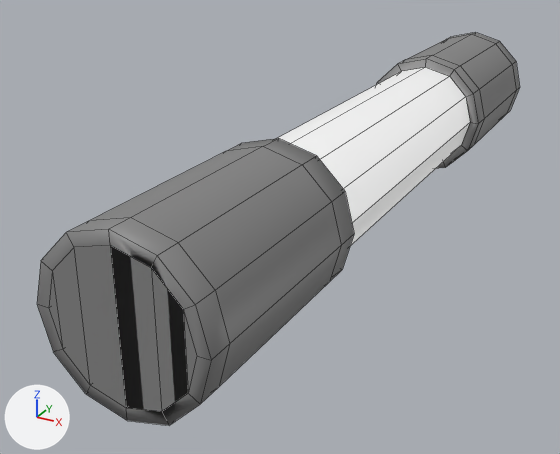
Two versions of the FBX model MiedzJamVertex/Assets/Models/zepsuty_bezpiecznik.fbx, one commit apart.
Both versions are drawn from a 50 mm camera at (30.06, -11.96, 4.32) aimed at (24.09, -1.12, -1.1). The axes (+X, +Y, +Z) are drawn at lower left. The lights are the same throughout. Mesh edges are drawn as thin lines. Vertices at the same position are counted once.

Objects in the first picture: 'zepsuty_bezpiecznik'.
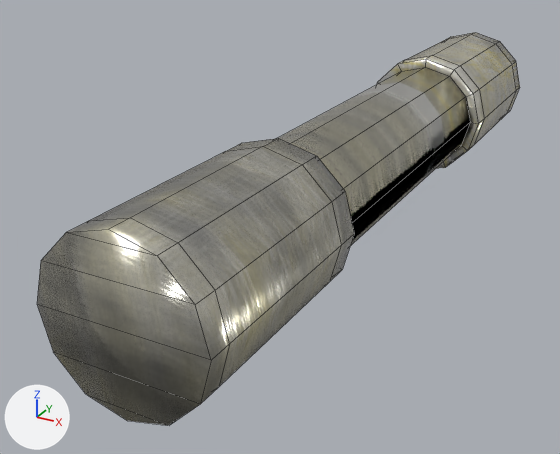
The newer file is also turned or shifted as a whole; pictures and numbers use the older file's frame.

Changed parts and their boxes [x1, y1, x2, y2] in the pictures (560 x 454 px):
'zepsuty_bezpiecznik', surface changed, reshaped
    both: [37, 32, 520, 425]
part 1 of me_cylinder_008, cut back
    both: [37, 229, 211, 425]
part 2 of me_cylinder_008, surface changed
    both: [68, 32, 520, 403]
part 3 of me_cylinder_008, recoloured (white to grey)
    both: [278, 67, 470, 246]

The change, as a list of edits to the scene's bpy script:
```text
Add img_metalowe_elementy_roughness_png:
    img_metalowe_elementy_roughness_png = load_image('metalowe elementy_Roughness.png', '../Grphics/texture/BEZpiecznik/metalowe elementy_Roughness.png', 2048, 2048, 'Non-Color')
Add img_metalowe_elementy_base_color_png:
    img_metalowe_elementy_base_color_png = load_image('metalowe elementy_Base_Color.png', '../Grphics/texture/BEZpiecznik/metalowe elementy_Base_Color.png', 2048, 2048, 'sRGB')
Add img_metalowe_elementy_metallic_png:
    img_metalowe_elementy_metallic_png = load_image('metalowe elementy_Metallic.png', '../Grphics/texture/BEZpiecznik/metalowe elementy_Metallic.png', 2048, 2048, 'Non-Color')
Add img_metalowe_elementy_normal_directx_png:
    img_metalowe_elementy_normal_directx_png = load_image('metalowe elementy_Normal_DirectX.png', '../Grphics/texture/BEZpiecznik/metalowe elementy_Normal_DirectX.png', 2048, 2048, 'Non-Color')
Change mat_metalowe_elementy:
    remove # nodes: BsdfPrincipled, OutputMaterial
    remove # colours: grey #858585
    nodes: BsdfPrincipled, NormalMap, OutputMaterial, TexImage x4
    uses the picture img_metalowe_elementy_base_color_png
    uses the picture img_metalowe_elementy_metallic_png
    uses the picture img_metalowe_elementy_normal_directx_png
    uses the picture img_metalowe_elementy_roughness_png
Change me_cylinder_008:
    used by ob_zepsuty_bezpiecznik; location = (-5.67, 0.0, 0.0)
    remove me_cylinder_008.from_pydata(...)  # 338 vertices, 338 faces; spans x 29.62..31.97, y -6.55..6.55, z -1.17..1.17
    add me_cylinder_008.from_pydata(...)  # 266 vertices, 264 faces; spans x 29.62..31.97, y -6.55..6.55, z -1.17..1.17
    me_cylinder_008 part 1
    36 vertices are removed from x 29.79..31.79, y -6.55..-3.43, z -1.0..1.0
    43 faces are deleted
    6 new faces join them
    me_cylinder_008 part 2: 108 kept faces spanning x 29.62..31.97, y -6.55..6.55, z -1.17..1.17 get new texture (UV) coordinates
    me_cylinder_008 part 3: 12 faces spanning x 29.79..31.79, y -3.07..3.07, z -1.0..1.0 switch from mat_plasstikowe_szybki (white #e7e7e7) to mat_metalowe_elementy
```
